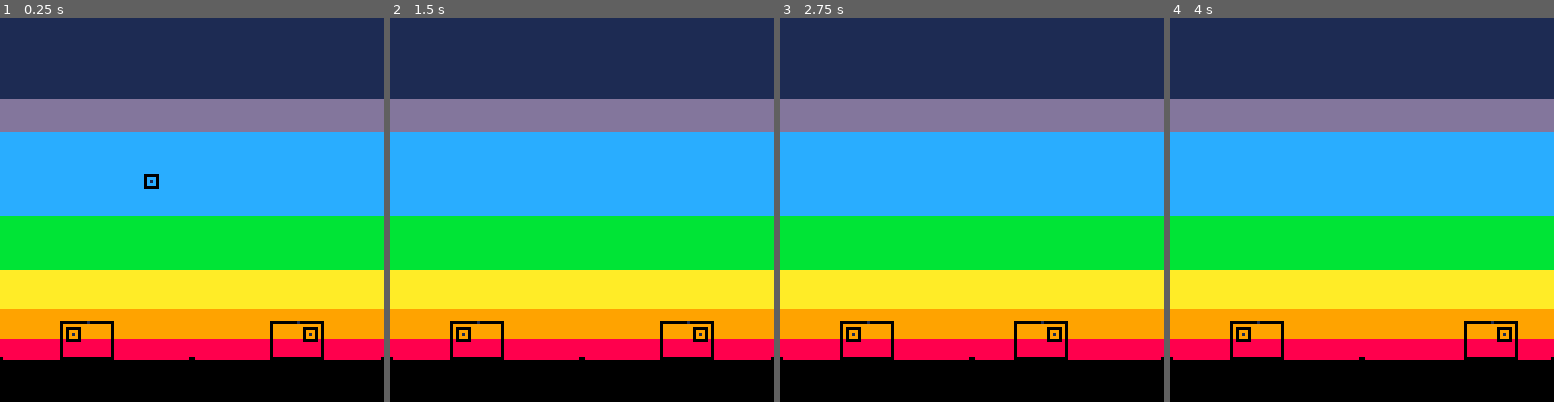
Above: before the commit, frames 1-4 (left to right).
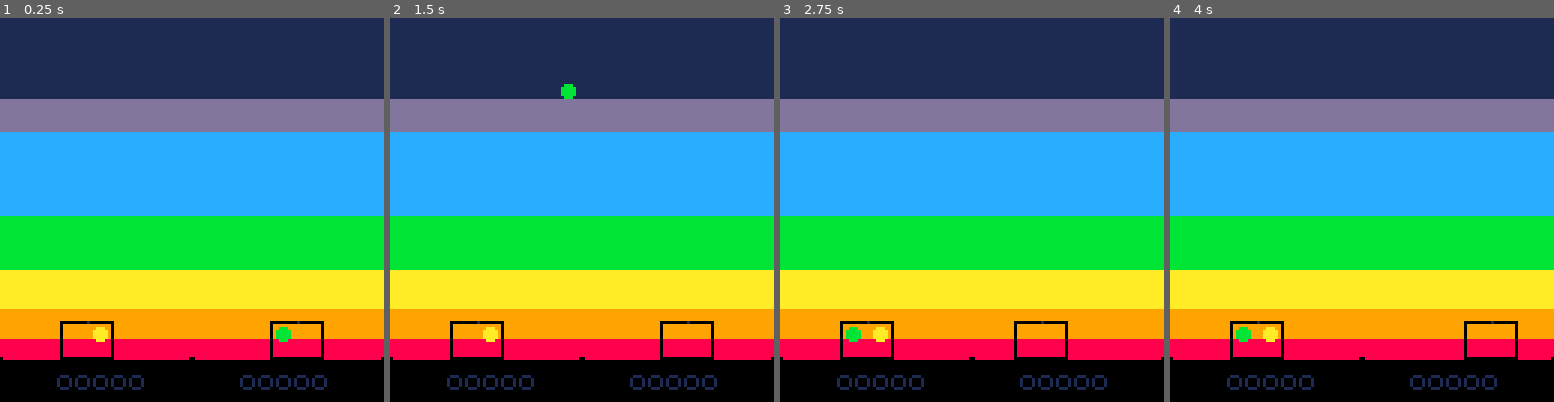
Above: after the commit, the same moments.

Repository: aylanonsense/juggle-panic
Game: PICO-8 cartridge cart.p8
The game is run twice, just before and just after one commit, with the same random seed, the same clock (stepped at 60 frames per second) and the same inputs.
Inputs:
- Up to frame 1 (0.25 s): no input
- Up to frame 2 (1.5 s): tap O (Z key) at 0.33, 0.7, 1.43 s; tap X (X key) at 1.07 s
- Up to frame 3 (2.75 s): hold Left 1.97-2.37 s; tap X (X key) at 2.07, 2.4, 2.73 s; tap O (Z key) at 2.22 s; hold Down from 2.42 s (still down)
- Up to frame 4 (4 s): release Down at 2.82 s; hold Right 2.87-3.53 s; tap X (X key) at 3.07, 3.4, 3.73 s; tap O (Z key) at 3.1, 3.98 s; hold Up from 3.58 s (still down)

The runs differ from the first frame. In frame 1, 1.3% of the frame differs, in the area x 14-86%, y 40-97%; in frame 2, 1.2%; in frame 3, 1.1%; in frame 4, 1.1%.

Commit message:
Catching and colored balls

Diff:
--- a/cart.p8
+++ b/cart.p8
@@ -8,6 +8,7 @@
 
 local players
 local balls
+local dropped_balls
 
 function _init()
 	-- initialize inputs
@@ -18,12 +19,15 @@
 	-- make the entities
 	players={}
 	balls={}
+	dropped_balls={{},{}}
 	create_player(1)
 	create_player(2)
-	create_ball()
-end
-
+end
+
+-- local skip_frame=0
 function _update()
+	-- skip_frame=(skip_frame+1)%10
+	-- if skip_frame>0 then return end
 	-- keep track of inputs (because btnp repeats presses)
 	local p
 	for p=1,2 do
@@ -68,11 +72,31 @@
 	local player
 	for player in all(players) do
 		draw_player(player)
+		pal()
 	end
 	-- draw all the balls
 	local ball
 	for ball in all(balls) do
 		draw_ball(ball)
+		pal()
+	end
+	-- draw score
+	local i
+	for i=1,5 do
+		spr(1,12+6*i,118)
+		if dropped_balls[1][i] then
+			pal(8,dropped_balls[1][i].color)
+			spr(0,12+6*i,118)
+			pal()
+		end
+	end
+	for i=1,5 do
+		spr(1,73+6*i,118)
+		if dropped_balls[2][i] then
+			pal(8,dropped_balls[2][i].color)
+			spr(0,73+6*i,118)
+			pal()
+		end
 	end
 end
 
@@ -80,6 +104,7 @@
 -- player methods
 function create_player(player_num)
 	local player={
+		player_num=player_num,
 		button_index=3-player_num,
 		x=ternary(player_num==1,29,99),
 		y=101,
@@ -87,11 +112,12 @@
 		min_bound=ternary(player_num==1,9,73),
 		max_bound=ternary(player_num==1,55,119),
 		left_hand=nil,
-		right_hand=nil
+		right_hand=nil,
+		most_recent_catch_hand=ternary(player_num==1,"right_hand","left_hand")
 	}
 	-- create a ball for the player to hold
-	local ball=create_ball()
-	player[ternary(player_num==1,"left_hand","right_hand")]=ball
+	local ball=create_ball(ternary(player_num==1,10,11))
+	player[player.most_recent_catch_hand]=ball
 	ball.held_by=player
 	-- add the player to the list of players
 	add(players,player)
@@ -101,6 +127,26 @@
 function update_player(self)
 	self.vx=ternary(buttons[self.button_index][1],1,0)-ternary(buttons[self.button_index][0],1,0)
 	self.x=mid(self.min_bound,self.x+self.vx,self.max_bound)
+	-- catch balls
+	local ball
+	for ball in all(balls) do
+		if not ball.held_by and ball.catchable_by_player_num==self.player_num and ball.y>100 then
+			if not self.left_hand and ball.x==mid(self.x-9,ball.x,self.x) then
+				self.left_hand=ball
+				ball.held_by=self
+				self.most_recent_catch_hand="left_hand"
+			elseif not self.right_hand and ball.x==mid(self.x,ball.x,self.x+9) then
+				self.right_hand=ball
+				ball.held_by=self
+				self.most_recent_catch_hand="right_hand"
+			end
+		end
+	end
+	-- local i
+	-- for i=1,#balls do
+	-- 	local ball=balls[i]
+
+	-- end
 	-- update held balls
 	if self.left_hand then
 		self.left_hand.x=self.x-5
@@ -110,6 +156,35 @@
 		self.right_hand.x=self.x+4
 		self.right_hand.y=105
 	end
+	-- throw balls
+	if button_presses[self.button_index][4] then
+		-- figure out which hand to throw with
+		local throwing_hand
+		if self.vx>0 and self.right_hand then
+			throwing_hand="right_hand"
+		elseif self.vx<0 and self.left_hand then
+			throwing_hand="left_hand"
+		elseif self.right_hand and self.most_recent_catch_hand!="right_hand" then
+			throwing_hand="right_hand"
+		elseif self.left_hand and self.most_recent_catch_hand!="left_hand" then
+			throwing_hand="left_hand"
+		elseif self.right_hand then
+			throwing_hand="right_hand"
+		elseif self.left_hand then
+			throwing_hand="left_hand"
+		else
+			throwing_hand=nil
+		end
+		-- throw the ball
+		if throwing_hand then
+			local thrown_ball=self[throwing_hand]
+			thrown_ball.vy=-5
+			thrown_ball.vx=ternary(self.player_num==1,1,-1)
+			self[throwing_hand]=nil
+			thrown_ball.held_by=nil
+			thrown_ball.catchable_by_player_num=3-self.player_num
+		end
+	end
 end
 
 function draw_player(self)
@@ -119,13 +194,15 @@
 
 
 -- ball methods
-function create_ball()
+function create_ball(color)
 	local ball={
 		x=50,
 		y=50,
 		vx=0,
 		vy=0,
-		held_by=nil
+		color=color,
+		held_by=nil,
+		catchable_by_player_num=nil
 	}
 	-- add the ball to the list of balls
 	add(balls,ball)
@@ -134,15 +211,22 @@
 
 function update_ball(self)
 	if not self.held_by then
-		self.vy+=0.1
+		self.vy+=0.15
 		self.x+=self.vx
 		self.y+=self.vy
 	end
+	if self.y>115 then
+		del(balls,self)
+		add(dropped_balls[self.catchable_by_player_num],self)
+	end
 end
 
 function draw_ball(self)
-	rect(self.x-1.5,self.y-1.5,self.x+2.5,self.y+2.5,0)
-	pset(self.x+0.5,self.y+0.5,1)
+	-- rect(self.x-1.5,self.y-1.5,self.x+2.5,self.y+2.5,0)
+	-- pset(self.x+0.5,self.y+0.5,1)
+	pal(8,self.color)
+	spr(0,self.x-2.5,self.y-2.5)
+	-- print(self.y,self.x+6,self.y,7)
 end
 
 
@@ -151,3 +235,10 @@
 function ternary(condition,if_true,if_false)
 	return condition and if_true or if_false
 end
+__gfx__
+00000000000000000000000000000000000000000000000000000000000000000000000000000000000000000000000000000000000000000000000000000000
+00888000001110000000000000000000000000000000000000000000000000000000000000000000000000000000000000000000000000000000000000000000
+08888800010001000000000000000000000000000000000000000000000000000000000000000000000000000000000000000000000000000000000000000000
+08888800010001000000000000000000000000000000000000000000000000000000000000000000000000000000000000000000000000000000000000000000
+08888800010001000000000000000000000000000000000000000000000000000000000000000000000000000000000000000000000000000000000000000000
+00888000001110000000000000000000000000000000000000000000000000000000000000000000000000000000000000000000000000000000000000000000
